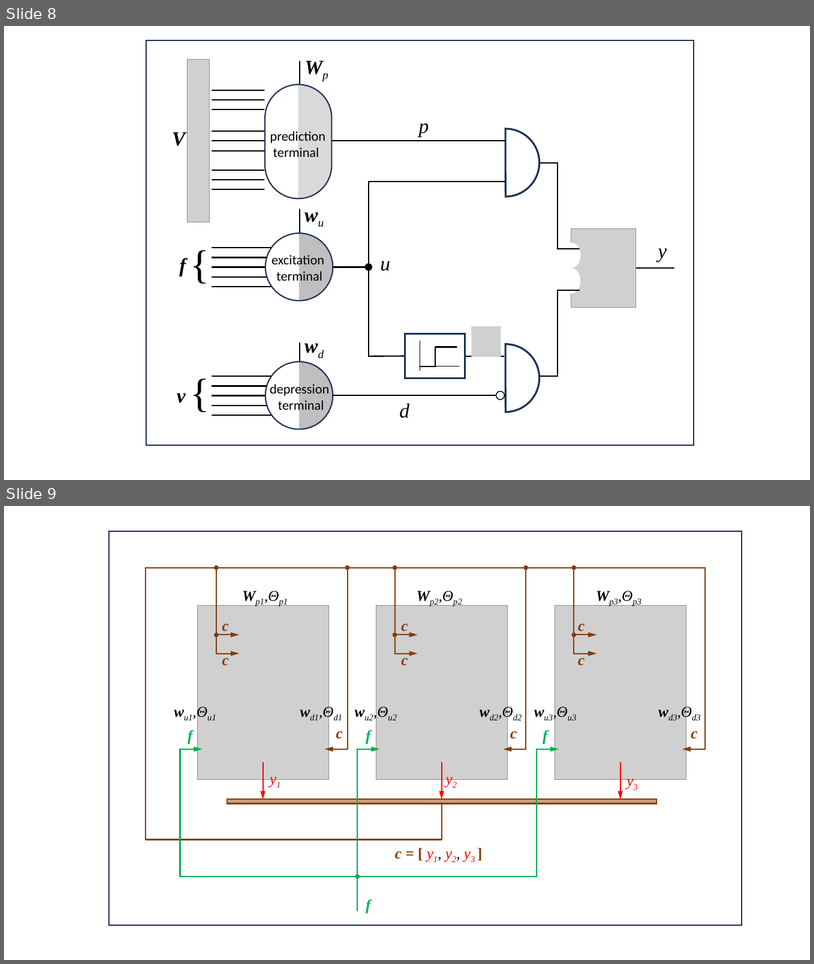
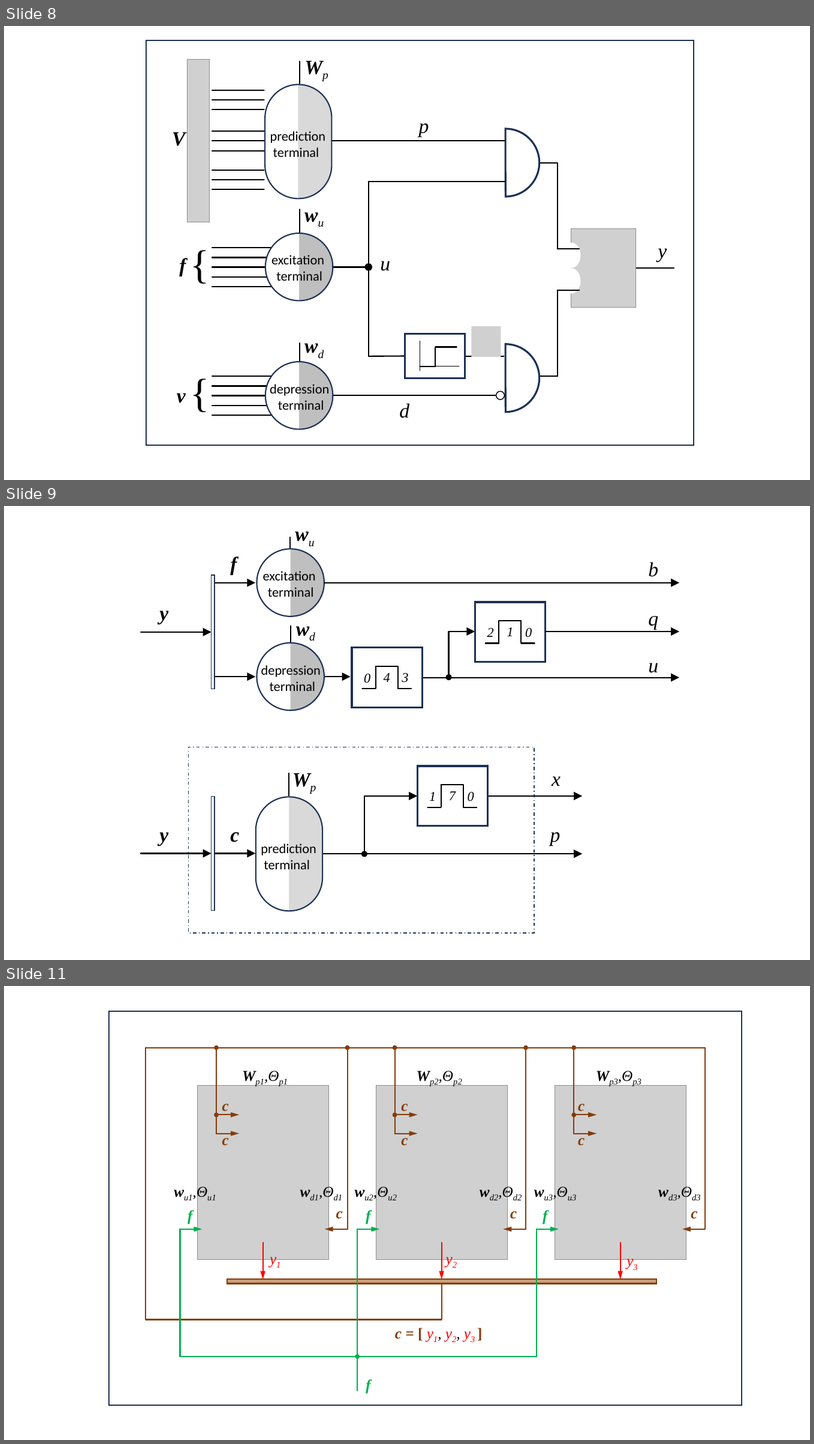
Before and after one commit to ihux/neural-study, a slide deck: paper/Neurotron/Neurotron - Images.pptx. Shown one above the other, each under a label of ours: slides 8 and 9 before the commit, slides 8, 9 and 11 after it; the slides between them are not shown. The pictures are 814x964 and 814x1444 pixels, drawn with LibreOffice and Linux fonts; fonts in the diff are those of the drawing; grey boxes stand for pictures. Boxes give left, top, right and bottom in pixels: in the first picture for what was removed or moved away, otherwise in the second. Text is boxed around its words. In the diff, an @@ line names an element or a change of style, - is before the commit and + after.

```diff
--- a/paper/Neurotron/Neurotron - Images.pptx
+++ b/paper/Neurotron/Neurotron - Images.pptx
@@ slide 9 added at [4,506,810,960], background #FFFFFF @@
@@ text added at [290,518,322,549], 24 pt, text #000000, bold, italic @@
+wu
@@ line added from (290, 549) to (290, 537), #000000 1.5 pt @@
@@ text added at [230,556,237,575], 24 pt, text #000000, bold, italic @@
+f
@@ rectangle added at [212,575,215,688], fill #FFFFFF, outline #1E3256 1 pt @@
@@ group added at [257,549,324,617]: 2 ellipses, 1 pie slice (boxed as its full ellipse), 1 text @@
+excitation
+terminal
@@ text added at [648,562,659,577], 24 pt, text #000000, italic @@
+b
@@ arrow added from (215, 583) to (255, 583), #000000 1.5 pt @@
@@ arrow added from (324, 583) to (680, 583), #000000 1.5 pt @@
@@ line added from (527, 595) to (527, 823), #FFFFFF 0.5 pt @@
@@ text added at [159,610,168,624], 24 pt, text #000000, bold, italic @@
+y
@@ text added at [290,613,323,643], 24 pt, text #000000, bold, italic @@
+wd
@@ line added from (291, 649) to (291, 626), #000000 1.5 pt @@
@@ arrow added from (449, 631) to (475, 631), #000000 1.5 pt @@
@@ line added from (449, 676) to (449, 631), #000000 1.5 pt @@
@@ group added at [475,602,545,662]: 5 lines, 3 texts, 1 rectangle @@
+2
+1
+0
@@ arrow added from (546, 631) to (680, 631), #000000 1.5 pt @@
@@ text added at [648,616,659,629], 24 pt, text #000000, italic @@
+q
@@ arrow added from (141, 632) to (212, 632), #000000 1.5 pt @@
@@ group added at [257,643,324,711]: 2 ellipses, 1 pie slice (boxed as its full ellipse), 1 text @@
+depression
+terminal
@@ text added at [648,663,659,673], 24 pt, text #000000, italic @@
+u
@@ arrow added from (215, 676) to (255, 676), #000000 1.5 pt @@
@@ arrow added from (324, 676) to (351, 676), #000000 1.5 pt @@
@@ group added at [352,648,422,708]: 5 lines, 3 texts, 1 rectangle @@
+0
+4
+3
@@ arrow added from (423, 677) to (680, 677), #000000 1.5 pt @@
@@ ellipse added at [446,674,452,680], fill #000000 @@
@@ group added at [141,747,583,933]: 9 texts, 7 lines, 5 arrows, 4 rectangles, 2 rounded rectangles, 1 ellipse @@
+p
+Wp
+prediction
+terminal
+x
+1
+7
+0
+c
+y
@@ what was slide 9 is now slide 11 @@
```
Also in this commit, not shown: 1 other slide added, 1 other file.
